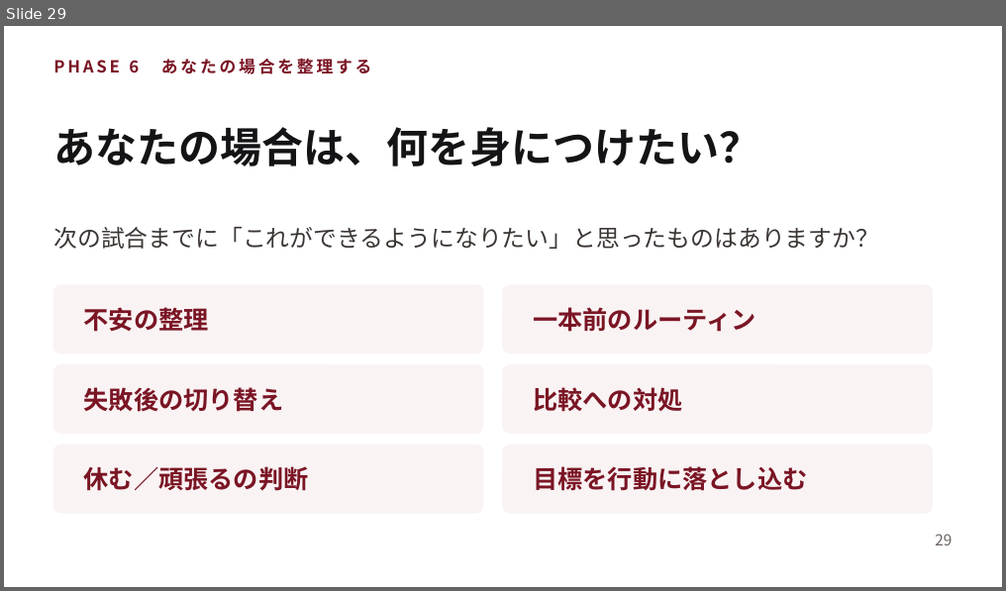
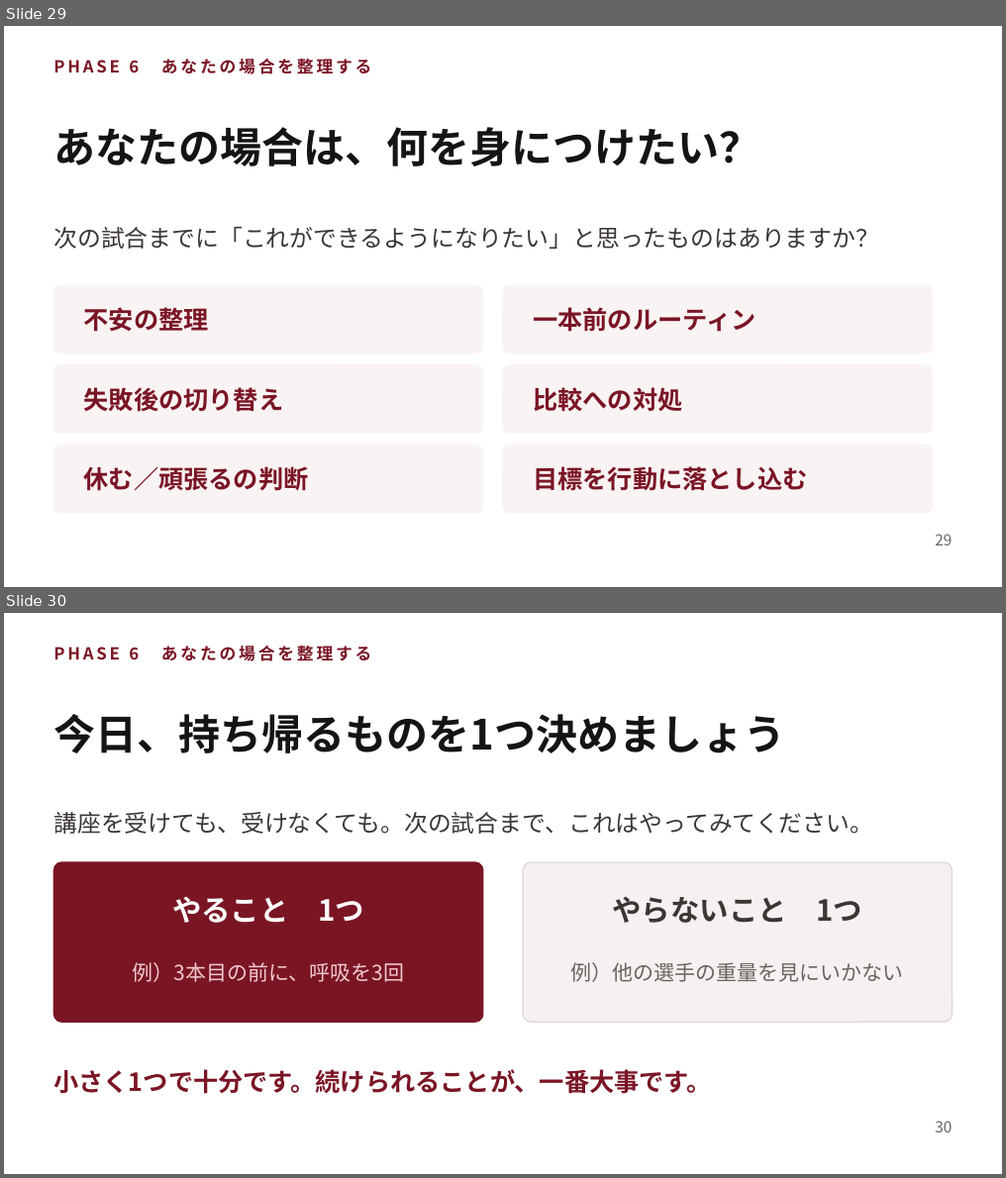
Before and after one commit to shiori0823/shiorin-trainer, a slide deck: deck/consultation-deck.pptx. Shown one above the other, each under a label of ours: slide 29 before the commit, slides 29 and 30 after it. The pictures are 1006x591 and 1006x1178 pixels, drawn with LibreOffice and Linux fonts; fonts in the diff are those of the drawing. Boxes give left, top, right and bottom in pixels: in the first picture for what was removed or moved away, otherwise in the second. Text is boxed around its words. In the diff, an @@ line names an element or a change of style, - is before the commit and + after.

```diff
--- a/deck/consultation-deck.pptx
+++ b/deck/consultation-deck.pptx
@@ slide 30 added at (4, 613, 1002, 1174), background #FFFFFF @@
@@ text added at (54, 645, 372, 662), 12 pt, text #7A1524, bold @@
+PHASE 6 あなたの場合を整理する
@@ text added at (54, 714, 785, 754), 30 pt, text #141416, bold @@
+今日、持ち帰るものを1つ決めましょう
@@ text added at (54, 812, 873, 834), 17 pt, text #3B3634 @@
+講座を受けても、受けなくても。次の試合まで、これはやってみてください。
@@ rounded rectangle added at (54, 862, 483, 1022), fill #7A1524, outline #7A1524 1 pt @@
@@ rounded rectangle added at (523, 862, 952, 1022), fill #F5F1F0, outline #E1D9D9 1 pt @@
@@ text added at (172, 896, 364, 923), 21 pt, text #FFFFFF, bold @@
+やること 1つ
@@ text added at (613, 897, 862, 923), 21 pt, text #3B3634, bold @@
+やらないこと 1つ
@@ text added at (133, 962, 405, 982), 15 pt, text #F2C9D0 @@
+例）3本目の前に、呼吸を3回
@@ text added at (571, 962, 904, 982), 15 pt, text #6B6360 @@
+例）他の選手の重量を見にいかない
@@ text added at (54, 1069, 712, 1094), 18 pt, text #7A1524, bold @@
+小さく1つで十分です。続けられることが、一番大事です。
@@ text added at (935, 1121, 951, 1133), 11 pt, text #6B6360 @@
+30
```
Also in this commit, not shown: 8 slides changed, 1 other slide added, 2 other files.
